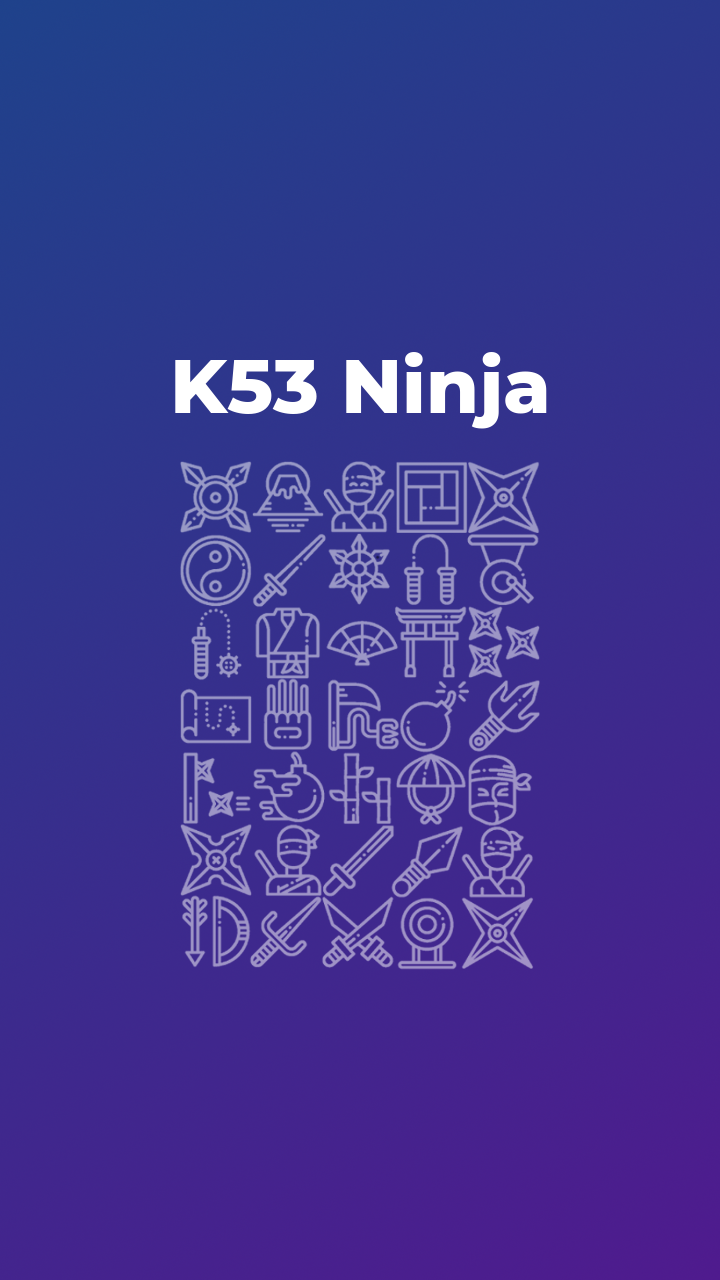
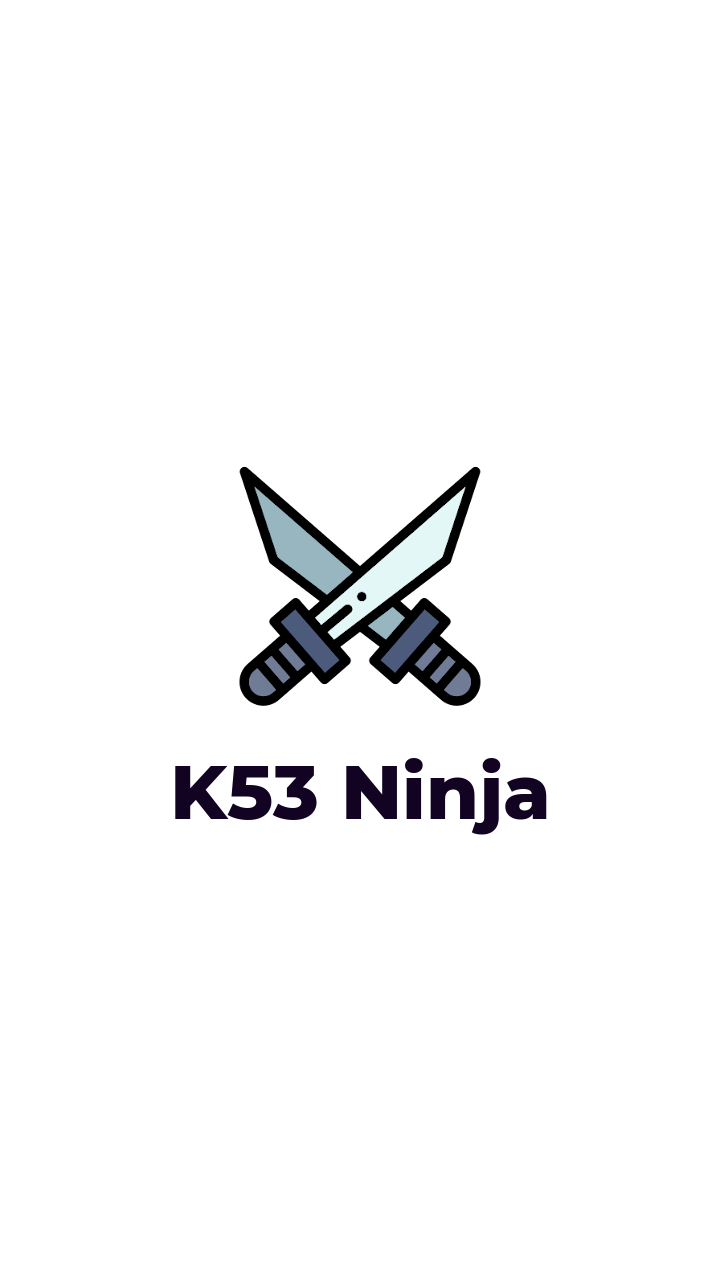
Before/after of a 720x1280 layered artwork. What changed in the layer stack:
painted on "K53 Ninja" over [175, 352, 547, 835]
removed layer "IconCollection.png" (was 50%) over [180, 461, 540, 970]
removed layer "1 #1" over [0, 0, 720, 1280]
added layer "018-katana-1.svg" above "1" over [239, 466, 481, 706]
added layer "1" over [0, 0, 720, 1280]